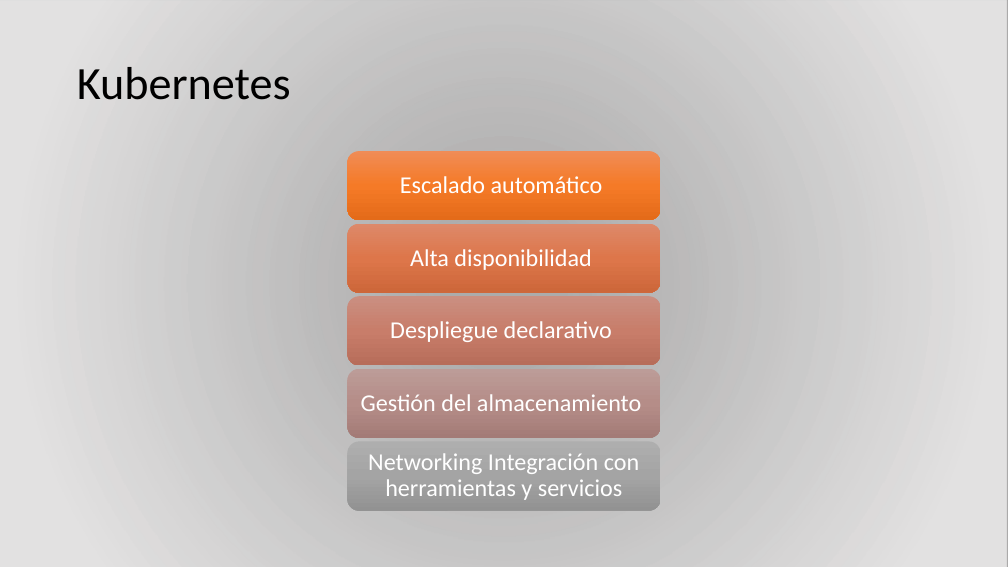
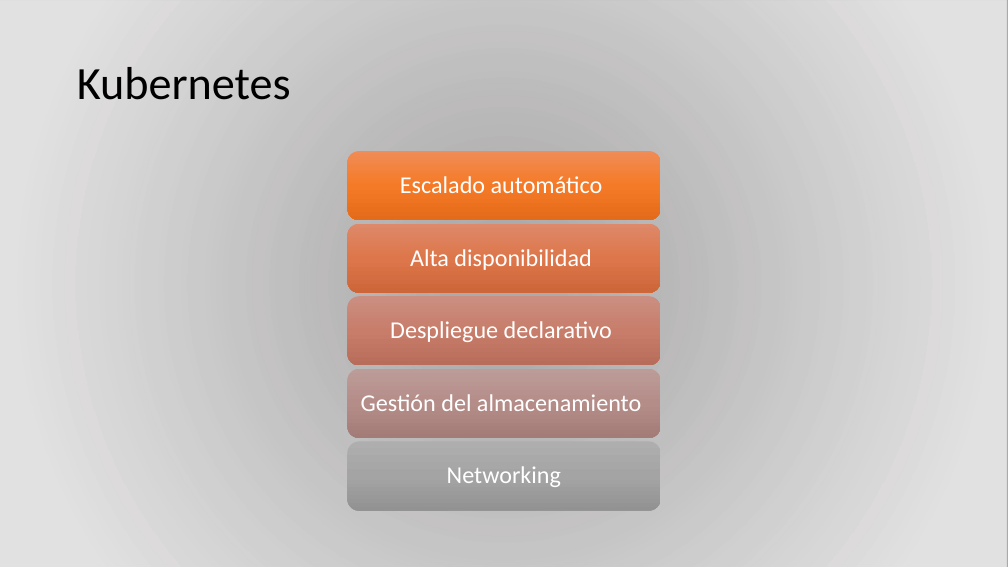
Before and after one commit to alfonsodiezramirez-upm/vagrant-ELK-edgeCluster, a slide deck: slide 13 of Presentación PFM.pptx (slide 12 before the commit). Drawn at 1008x567 pixels with LibreOffice and Linux fonts; fonts in the diff are those of the drawing; background and template pictures are left out; a plain dark background stands for a picture behind light text. Boxes give left, top, right and bottom in pixels: in the first picture for what was removed or moved away, otherwise in the second. Text is boxed around its words. In the diff, an @@ line names an element or a change of style, - is before the commit and + after.

```diff
--- a/Presentación PFM.pptx
+++ b/Presentación PFM.pptx
@@ text at bbox=[447, 466, 561, 487]: text changed @@
-Networking Integración con herramientas y servicios
+Networking
```
Also in this commit, not shown: 2 other slides changed, 2 slides added.
